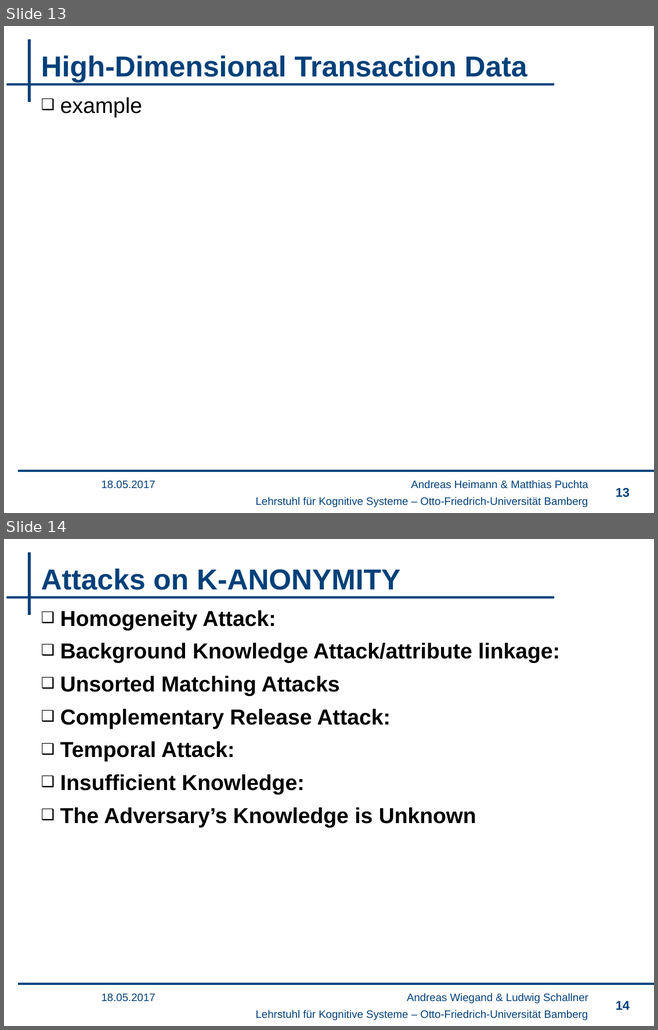
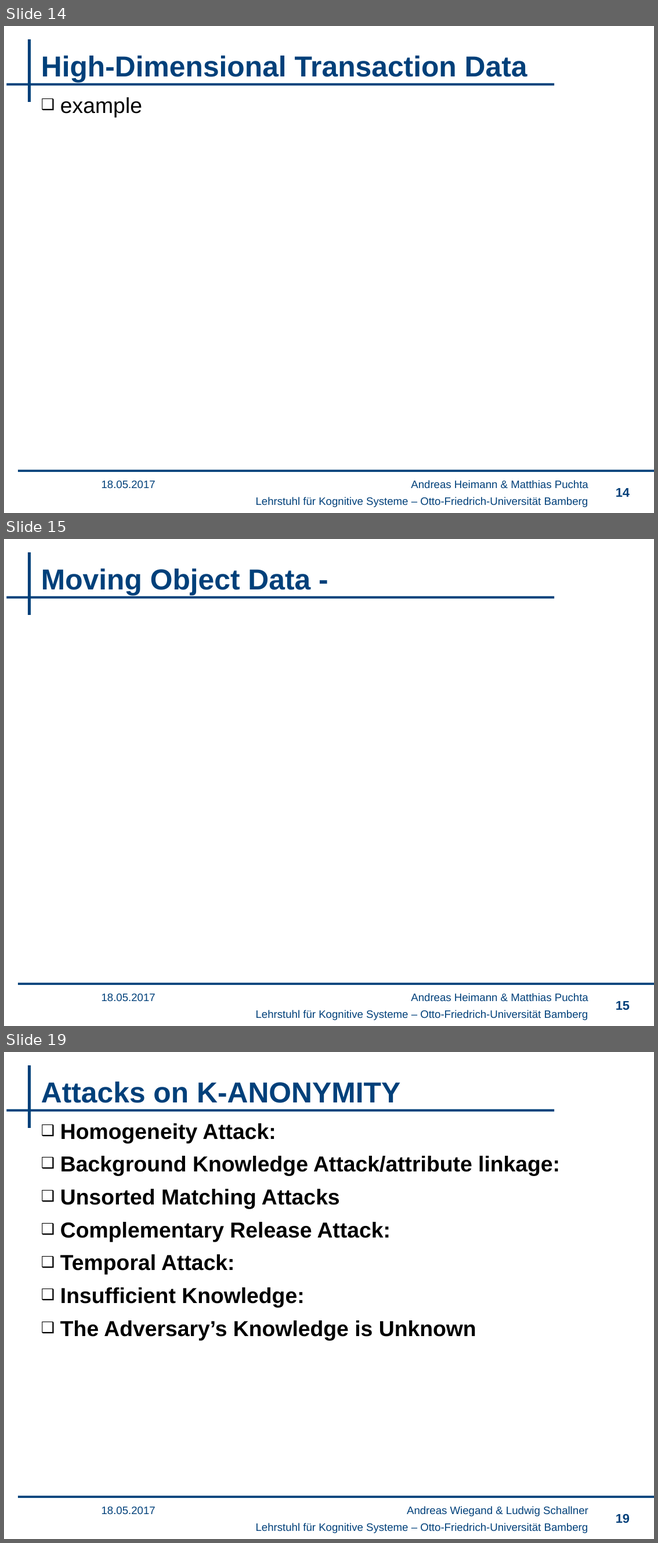
Before and after one commit to wsgan001/PSI-MSem, a slide deck: presentation/sicherheits.pptx. Shown one above the other, each under a label of ours: slides 13 and 14 before the commit, slides 14, 15 and 19 after it; the slides between them are not shown. The pictures are 658x1030 and 658x1543 pixels, drawn with LibreOffice and Linux fonts; fonts in the diff are those of the drawing; background and template pictures are left out. Boxes give left, top, right and bottom in pixels: in the first picture for what was removed or moved away, otherwise in the second. Text is boxed around its words. In the diff, an @@ line names an element or a change of style, - is before the commit and + after.

```diff
--- a/presentation/sicherheits.pptx
+++ b/presentation/sicherheits.pptx
@@ slide 15 added at (x1=4, y1=539, x2=654, y2=1026), background #FFFFFF; not listed: 4 template elements that a slide beside it also shows @@
@@ title added at (x1=41, y1=569, x2=310, y2=595), 32 pt, text #00407A, bold @@
+Moving Object Data -
@@ text added at (x1=101, y1=994, x2=155, y2=1002), 12 pt, text #00407A @@
+18.05.2017
@@ text added at (x1=411, y1=993, x2=588, y2=1002), 12 pt, text #00407A @@
+Andreas Heimann & Matthias Puchta
@@ page number added at (x1=615, y1=1001, x2=629, y2=1011), 14 pt, text #00407A @@
+15
@@ what was slide 13 is now slide 14 @@
@@ page number at (x1=615, y1=488, x2=629, y2=497): text changed @@
-13
+14
@@ what was slide 14 is now slide 19 @@
@@ page number at (x1=615, y1=1514, x2=629, y2=1524): text changed @@
-14
+19
```
Also in this commit, not shown: 3 other slides added.
